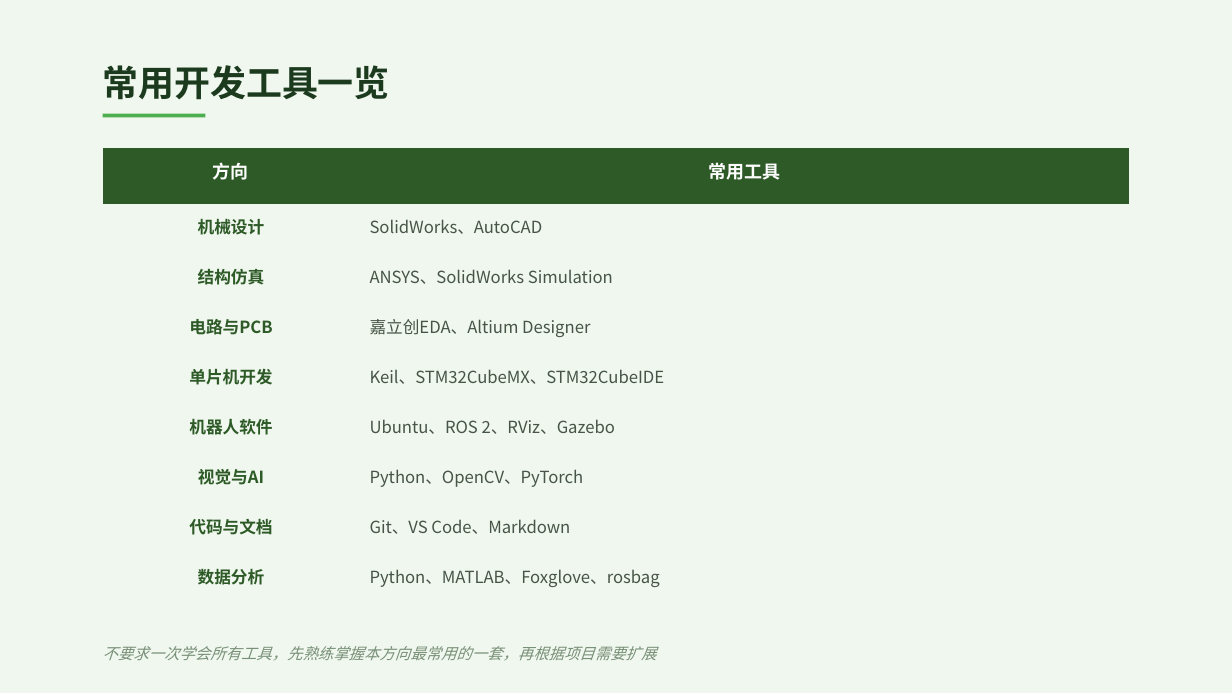
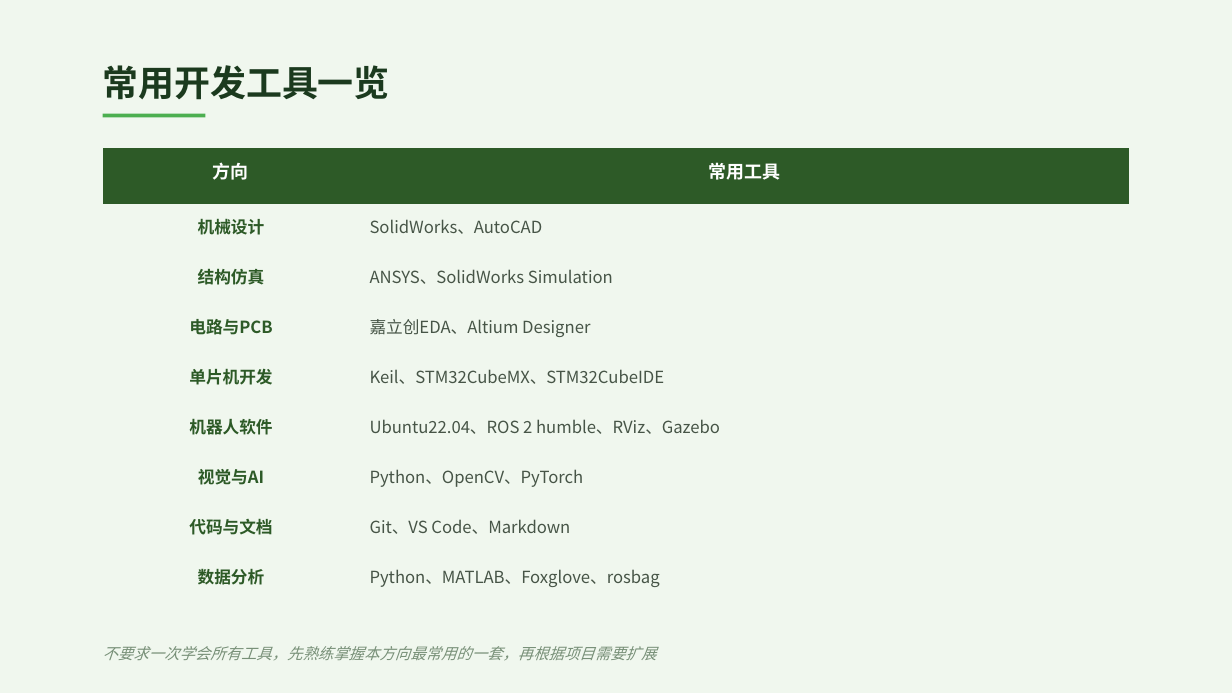
Before and after one commit to normal-hyy/Agribot-Lab, a slide deck: slide 6 of 组内培训/机器人本体关键技术研究小组——培训.pptx. Drawn at 1232x693 pixels with LibreOffice and Linux fonts; fonts in the diff are those of the drawing. Boxes give left, top, right and bottom in pixels: in the first picture for what was removed or moved away, otherwise in the second. Text is boxed around its words. In the diff, an @@ line names an element or a change of style, - is before the commit and + after.

```diff
--- a/组内培训/机器人本体关键技术研究小组——培训.pptx
+++ b/组内培训/机器人本体关键技术研究小组——培训.pptx
@@ table at [103, 148, 1129, 610] @@
-row 6, column 2: Ubuntu、ROS 2、RViz、Gazebo
+row 6, column 2: Ubuntu22.04、ROS 2 humble、RViz、Gazebo
```
Also in this commit, not shown: 1 other slide changed, 1 other file.
